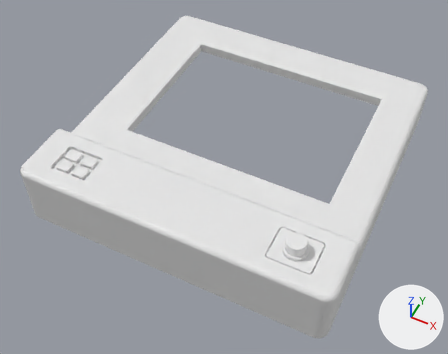
The Blender file cad/Robot.blend, before and after one commit.
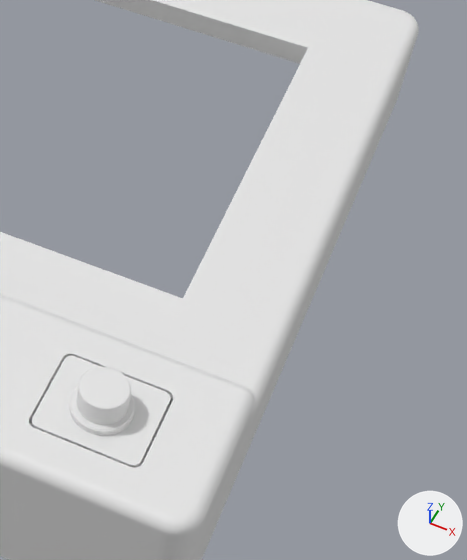
Each version is shown whole from a 50 mm camera at (0.0597, -0.1415, 0.1331) aimed at (-0.0003, -0.0214, -0.0171), then close up on the part from 57% to 100% of the width and 22% to 88% of the height. Every picture has the same lights, and +X, +Y and +Z are marked at lower right. The last two pictures show the newer version. The same objects are shown in both versions, whatever each file hides.

Names of what the first close-up shows: 'Frontplate'.
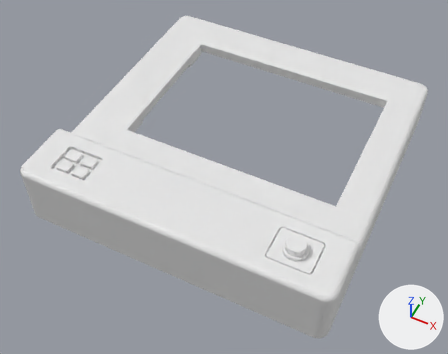
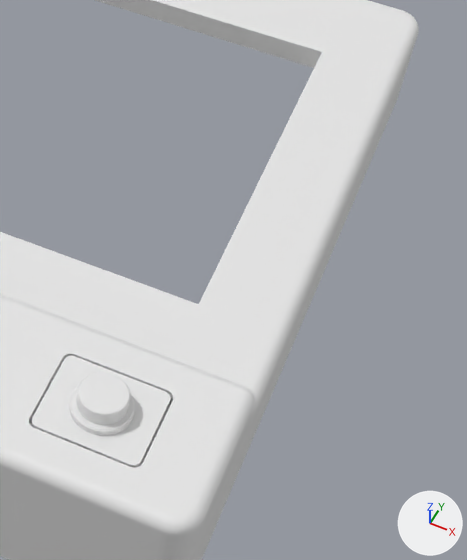
Pixel boxes [x1, y1, x2, y2] of what changed, in the close-ups (467 x 560 px; the box of a moved part takes in the faces that stretch with it):
part 1 of me_plane_001, moved or reshaped
    before: [31, 0, 410, 425]
    after: [31, 0, 418, 560]

Patch to the scene script:
```diff
--- a/cad/Robot.blend.py
+++ b/cad/Robot.blend.py
@@ me_plane_001 @@
 # used by ob_frontplate; location = (0.0, 0.0, -0.004)
-me_plane_001.from_pydata(...)  # 4114 vertices, 3866 faces; spans x -0.049..0.049, y -0.06..0.0402, z -0.016..0.008
+me_plane_001.from_pydata(...)  # 4186 vertices, 3938 faces; spans x -0.049..0.049, y -0.06..0.0402, z -0.016..0.007
+# me_plane_001 part 1: 324 vertices moved from x 0.0317..0.0373, y -0.0523..0.025, z -0.0052..0.008 to x 0.0317..0.038, y -0.0523..0.025, z -0.0052..0.007; 2 vertices removed from x 0.0465, y -0.02..0.02, z -0.0052; 38 vertices added at x 0.038..0.049, y -0.026..0.025, z -0.016..-0.002
+# me_plane_001 part 2: 1 vertex moved from x -0.039, y -0.041, z -0.0052 to x -0.0364, y -0.041, z -0.0052; 2 vertices removed from x -0.0459, y -0.02..0.02, z -0.0052; 38 vertices added at x -0.049..-0.033, y -0.026..0.025, z -0.016..-0.002
 me_plane_001.materials.append(mat_material_002)
```
